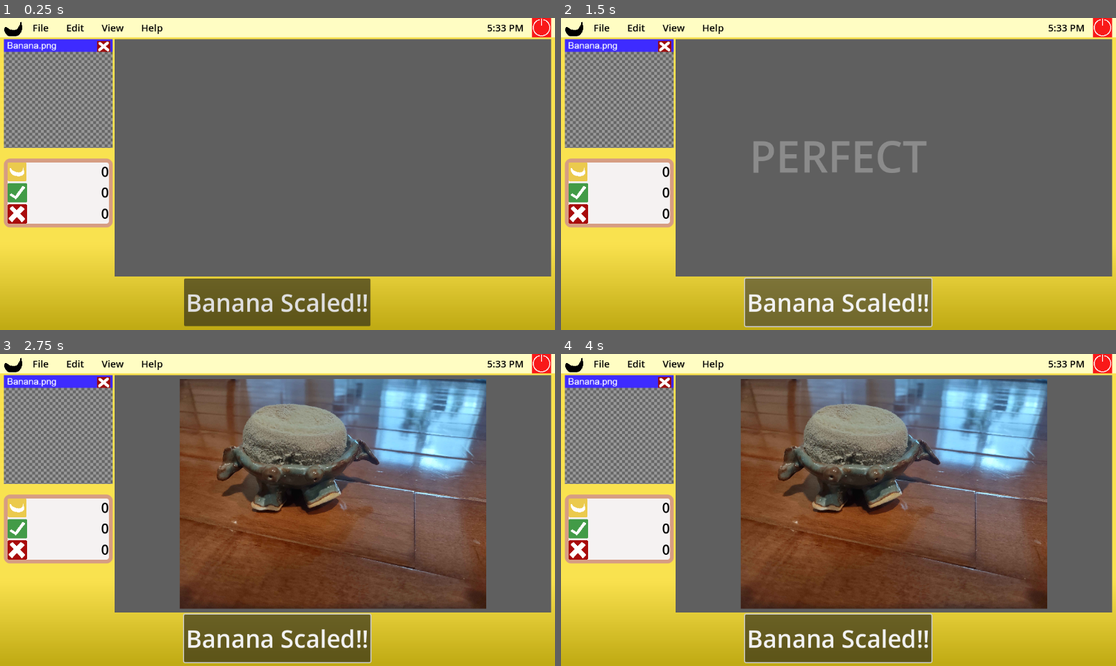
Above: before the commit, frames 1-4 (two rows, left to right).
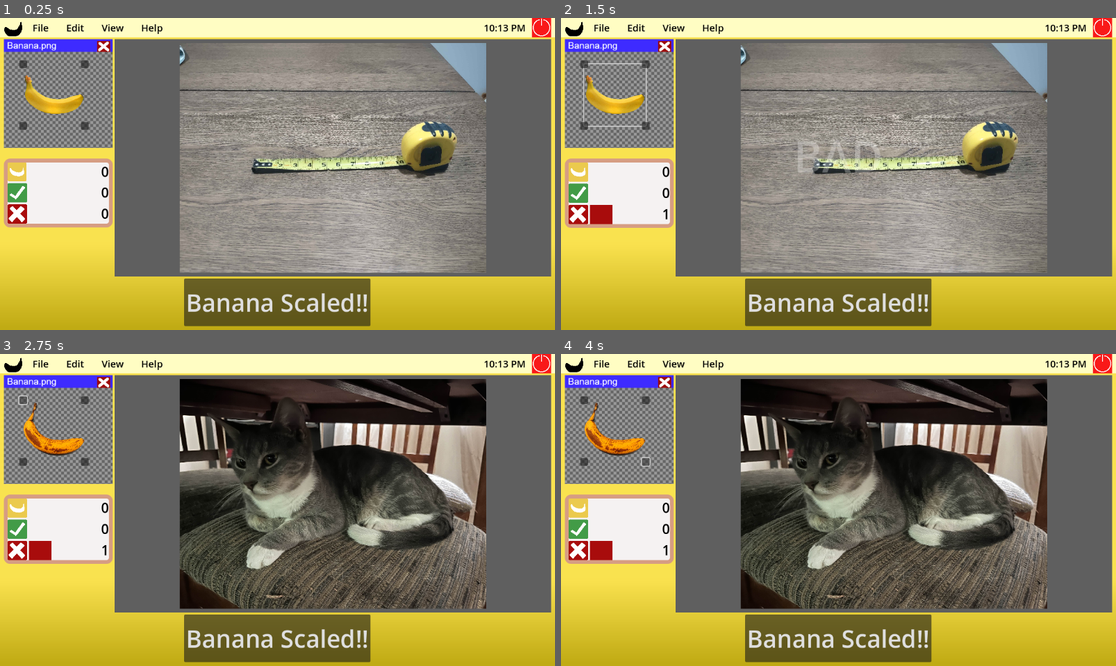
Above: after the commit, the same moments.

Repository: Just-a-Bee/banana_for_scale
Game: Godot game, scene res://main/game.tscn
Same seed, same stepped clock (60 frames per second), same inputs: the game is played once before the commit and once after it. The engine's default icon, where the game draws it, is replaced by a stand-in: a white triangle on a blue panel in a dark square.
Inputs (mouse positions are in pixels of both pictures, inside the frame that each line leads up to; where the layout moved, square brackets give the same spot in the first picture):
- Up to frame 1 (0.25 s): no input
- Up to frame 2 (1.5 s): click "Banana Scaled!!" at 0.5 s; click (616, 96) [838, 301] at 1.25 s
- Up to frame 3 (2.75 s): click (22, 400) at 2.02 s
- Up to frame 4 (4 s): click (644, 400) at 2.77 s; click (644, 463) at 3.52 s

The runs differ from the first frame. In frame 1, 38% of the frame differs, in the area x 3-95%, y 2-82%; in frame 2, 39%; in frame 3, 40%, in the area x 0-95%, y 2-100%; in frame 4, 40%.
Error before the commit: Parse Error: Preload file "res://assets/bananas/banana3.png" does not exist. (res://banana/banana.gd:10)

Commit message:
Added more pictures Added index.html

Diff:
--- a/autoloads/pictures.gd
+++ b/autoloads/pictures.gd
@@ -9,7 +9,11 @@
 	Picture.new(preload("res://assets/pictures/still_life.jpg"), 237),
 	Picture.new(preload("res://assets/pictures/table.jpg"), 46),
 	Picture.new(preload("res://assets/pictures/shelf.jpg"), 271),
-	Picture.new(preload("res://assets/pictures/biggabo.jpg"), 592),
+	Picture.new(preload("res://assets/pictures/orange_cat.jpg"), 128),
+	Picture.new(preload("res://assets/pictures/tabby_cat.jpg"), 376),
+	Picture.new(preload("res://assets/pictures/nerd.jpg"), 208),
+	Picture.new(preload("res://assets/pictures/helmet.jpg"), 216),
+	Picture.new(preload("res://assets/pictures/shoes.jpg"), 240),
 	Picture.new(preload("res://assets/pictures/vase.jpg"), 375)
 ]
 
--- a/banana/banana.gd
+++ b/banana/banana.gd
@@ -7,7 +7,6 @@
 var texture_array = [
 	preload("res://assets/bananas/banana.png"),
 	preload("res://assets/bananas/banana2.png"),
-	preload("res://assets/bananas/banana3.png"),
 	preload("res://assets/bananas/banana4.png")
 						]
 
--- a/isaiahs-banana/jumping_nana.gd
+++ b/isaiahs-banana/jumping_nana.gd
@@ -29,6 +29,8 @@
 	$Button/JumpingNanaParent/JumpTimer.start(time)
 
 func jump():
+	dragging = false
+	draghandle = null
 	$Button/JumpingNanaParent/AnimationPlayer.play("banana")
 
 	var jump_distance = Vector2(1,0) * $Button.size * .4
--- a/main/game.gd
+++ b/main/game.gd
@@ -14,6 +14,7 @@
 
 @onready var event_array:Array = [
 	#preload("res://assets/audio/voice/tutorial.ogg"),
+	"bad_banana",
 	Pictures.tutorial_picture,
 	Pictures.get_picture(),
 	Pictures.get_picture(),
@@ -31,6 +32,22 @@
 	add_child(banana)
 	banana.move(BANANA_START_POS)
 	next_event()
+
+# update time in the corner
+func _process(_delta):
+	var time = Time.get_time_dict_from_system()
+
+	var minute_string = str(time["minute"])
+	if time["minute"] < 10:
+		minute_string = "0" + minute_string
+
+	var am_pm = " AM"
+	if time["hour"] > 12:
+		time["hour"] = time["hour"] - 12
+		am_pm = " PM"
+
+	var str = str(time["hour"]) + ":" + minute_string + am_pm
+	$GamePanel/VBoxContainer/TopBar/HBoxContainer/Time.text = str
 
 # Function to display the next picture for banana scaling
 func next_event():
--- a/main/game.tscn
+++ b/main/game.tscn
@@ -8,6 +8,7 @@
 [ext_resource type="Texture2D" uid="uid://dyj1uybkuaxvy" path="res://assets/ui/icons/banana_icon.png" id="4_t413w"]
 [ext_resource type="Texture2D" uid="uid://cxgfy1pk2qnxl" path="res://assets/ui/icons/check_icon.png" id="5_w6egs"]
 [ext_resource type="Texture2D" uid="uid://cmhwksjnucue8" path="res://assets/ui/icons/x_icon.png" id="6_scer8"]
+[ext_resource type="Texture2D" uid="uid://yt7uh21feayl" path="res://assets/pictures/shoes.jpg" id="9_4wq12"]
 
 [sub_resource type="Gradient" id="Gradient_d85hs"]
 offsets = PackedFloat32Array(0.729508, 1)
@@ -122,7 +123,7 @@
 theme_override_font_sizes/font_size = 20
 text = "   File       Edit       View       Help"
 
-[node name="Label2" type="Label" parent="GamePanel/VBoxContainer/TopBar/HBoxContainer"]
+[node name="Time" type="Label" parent="GamePanel/VBoxContainer/TopBar/HBoxContainer"]
 layout_mode = 2
 size_flags_horizontal = 10
 theme_override_colors/font_color = Color(0, 0, 0, 1)
@@ -258,6 +259,7 @@
 
 [node name="PictureRect" type="TextureRect" parent="GamePanel/VBoxContainer/MarginContainer/VBoxContainer/HBoxContainer/PicturePanel/MarginContainer"]
 layout_mode = 2
+texture = ExtResource("9_4wq12")
 expand_mode = 1
 stretch_mode = 5
 
--- a/ui/bar_graph.gd
+++ b/ui/bar_graph.gd
@@ -1,6 +1,6 @@
 extends VBoxContainer
 
-var BAR_MAX = 160
+var BAR_MAX = 140
 
 func _ready():
 	Score.score_changed.connect(update_graph)
--- a/ui/end_screen.tscn
+++ b/ui/end_screen.tscn
@@ -7,3 +7,22 @@
 anchor_bottom = 1.0
 grow_horizontal = 2
 grow_vertical = 2
+
+[node name="PanelContainer" type="PanelContainer" parent="."]
+layout_mode = 0
+offset_right = 1152.0
+offset_bottom = 648.0
+
+[node name="VBoxContainer" type="VBoxContainer" parent="PanelContainer"]
+layout_mode = 2
+
+[node name="Label" type="RichTextLabel" parent="PanelContainer/VBoxContainer"]
+layout_mode = 2
+bbcode_enabled = true
+text = "[font_size=40][center]Banana For Scale
+A game by Abby Smith and Isaiah Sugar
+Voice acting by Ariana Fernandez
+Thank You For Playing!
+
+Put a scoreboard here and make it look nicer thats what i need to do"
+fit_content = true
Binary file added: assets/pictures/bean.jpg
Not shown, added: assets/pictures/bean.jpg.import
Binary file removed: assets/pictures/biggabo.jpg
Binary file added: assets/pictures/helmet.jpg
Not shown, added: assets/pictures/helmet.jpg.import
Binary file added: assets/pictures/nerd.jpg
Not shown, added: assets/pictures/nerd.jpg.import
Binary file added: assets/pictures/orange_cat.jpg
Not shown, added: assets/pictures/orange_cat.jpg.import
Binary file added: assets/pictures/shoes.jpg
Not shown, changed: assets/pictures/shoes.jpg.import
Binary file added: assets/pictures/sunflowers.jpg
(and 5 more such lines)
